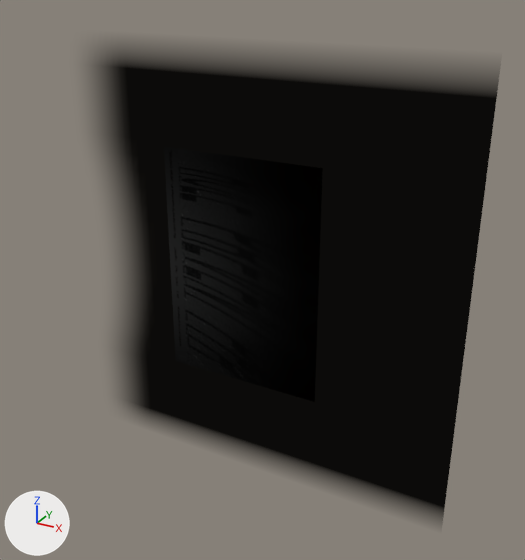
An edit to the glTF model glb/model.glb, drawn before and after from the same camera.
Both versions are drawn from a 50 mm lens placed at (1.19, -2.0, 1.0), pointed at (0.06, 0.04, -0.02). Lighting does not change. The marker at lower left points along +X, +Y and +Z. The older version comes first. Both versions are drawn at full value of the shape key 'target_1' of 'Light_Veil'; the numbers are the values there. Vertices at exactly the same position are counted once.

Objects in the first picture: 'Light_Veil'.
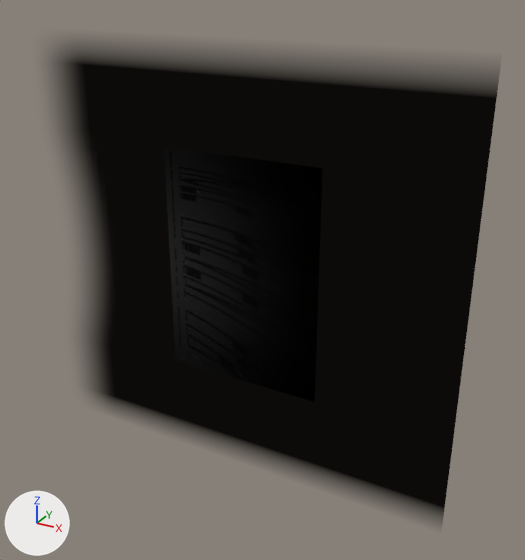
Location of each change, (x1, y1, x2, y2) in pixels of the pictures (525 x 560 px):
```json
{"object": "Light_Veil", "change": "reshaped", "before": [97, 50, 499, 520], "after": [56, 48, 499, 520], "on screen": "10% wider"}
{"part": 1, "of": "me_light_veil", "change": "added", "after": [56, 52, 102, 399]}
{"part": 2, "of": "me_light_veil", "change": "recoloured", "before": [97, 52, 152, 414], "after": [66, 48, 152, 416], "on screen": "grey to black"}
```

Scene script edits in JSON lines:
```json
{"block": "me_light_veil", "where": "# used by ob_light_veil; parent = ob_pfa_light_shadow; location = (0.0, 0.0, 0.0)"}
{"op": "remove", "block": "me_light_veil", "code": "me_light_veil.from_pydata(...)  # 1652 vertices, 3132 faces; spans x -0.69..0.79, y -0.01, z -0.79..0.79"}
{"op": "add", "block": "me_light_veil", "code": "me_light_veil.from_pydata(...)  # 1820 vertices, 3456 faces; spans x -0.87..0.79, y -0.01, z -0.79..0.79"}
{"block": "me_light_veil", "change": "me_light_veil part 1"}
{"block": "me_light_veil", "change": "196 vertices are added at x -0.87..-0.71, y -0.01, z -0.79..0.79"}
{"block": "me_light_veil", "change": "378 new faces join them"}
{"block": "me_light_veil", "change": "me_light_veil part 2: 572 kept faces spanning x -0.69..-0.38, y -0.01, z -0.79..0.79 get new vertex colours"}
{"block": "me_light_veil", "change": "other edits to the shape of me_light_veil do not show in these pictures"}
```
